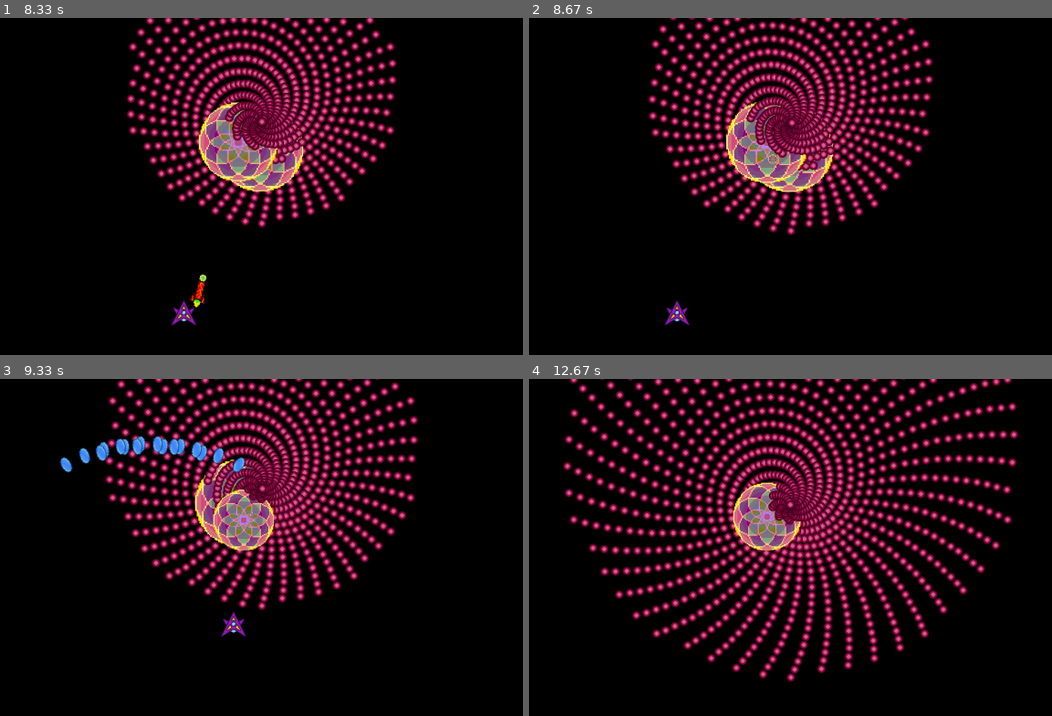
Above: before the commit, frames 1-4 (two rows, left to right).
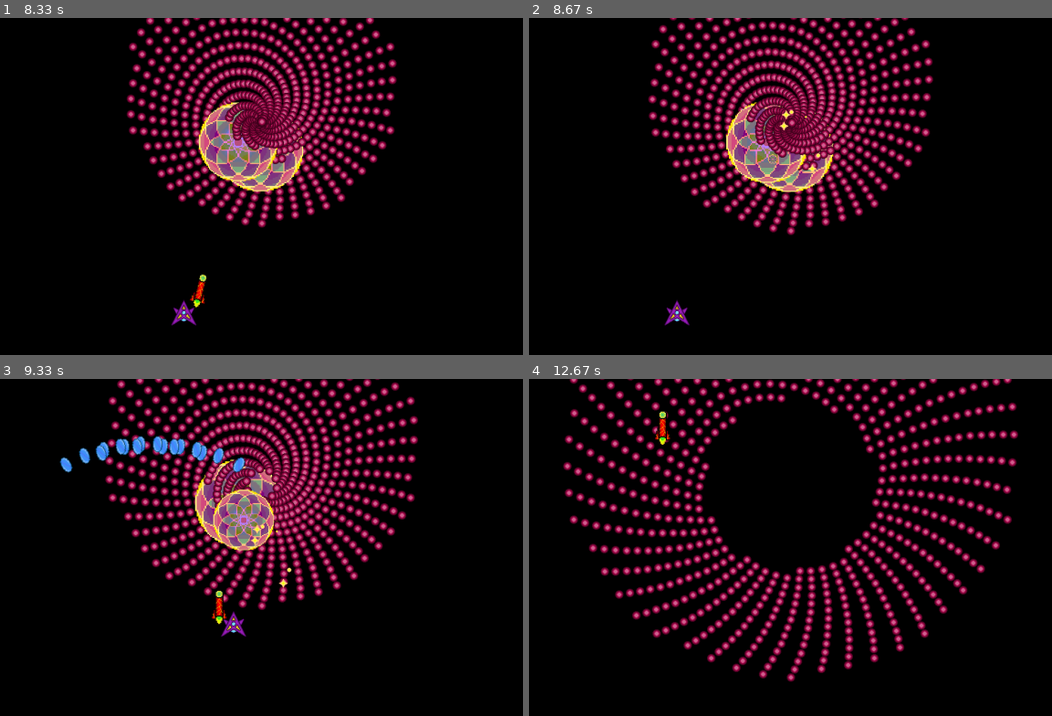
Above: after the commit, the same moments.

Repository: brendan-silva/Cosmic-bullet
Game: pygame game, started from test_level.py
Two runs of this game, one before a commit and one after it. Both use one fixed random seed, a clock stepped at 60 frames per second and the inputs below.
Inputs:
- Up to frame 1 (8.33 s): tap X at 0.33, 0.82, 2.15, 3.62, 4.95, 6.35, 7.85 s; hold Left 0.67-1.2 s; tap Z at 0.73, 1.03, 1.3, 1.63, 1.93, 2.07, 2.47, 2.77, 3.13, 3.53, 3.83, 4.03, 4.33, 4.53, 4.87, 5.17, 5.37, 5.67, 5.93, 6.27, 6.57, 6.7, 7.1, 7.4, 7.77, 8.17 s; hold Down 1.23-1.53 s; tap C at 1.38, 2.55, 4.12, 5.45, 6.78, 8.25 s; hold Left 1.57-1.97 s; hold Up 2-2.37 s; hold Right 2.4-3.03 s; hold Down 3.07-3.43 s; hold Left 3.47-3.93 s; hold Right 3.97-4.43 s; hold Up 4.47-4.77 s; hold Right 4.8-5.27 s; hold Left 5.3-5.83 s; hold Down 5.87-6.17 s; hold Left 6.2-6.6 s; hold Up 6.63-7 s; hold Right 7.03-7.67 s; hold Down 7.7-8.07 s; hold Left from 8.1 s (still down)
- Up to frame 2 (8.67 s): tap Z at 8.47 s; release Left at 8.57 s; hold Right from 8.6 s (still down)
- Up to frame 3 (9.33 s): tap Z at 8.67, 8.97, 9.17 s; release Right at 9.07 s; hold Up from 9.1 s (still down); tap X at 9.25 s
- Up to frame 4 (12.67 s): release Up at 9.4 s; hold Right 9.43-9.9 s; tap Z at 9.5, 9.8, 10, 10.3, 10.57, 10.9, 11.2, 11.33, 11.73, 12.03, 12.4 s; tap C at 9.58, 10.98, 12.48 s; hold Left 9.93-10.47 s; hold Down 10.5-10.8 s; tap X at 10.65, 11.82 s; hold Left 10.83-11.23 s; hold Up 11.27-11.63 s; hold Right 11.67-12.3 s; hold Down from 12.33 s (still down)

Frame 1 is identical in both runs. In frame 2, less than 0.1% of the frame differs, in the area x 47-56%, y 27-46%; in frame 3, 0.7%; in frame 4, 9.8%, in the area x 24-67%, y 5-58%.

Commit message:
added items,itemgroupspawn function and updated enemies to be able to drop them on death or phase change

Diff:
--- a/engine.py
+++ b/engine.py
@@ -6,17 +6,32 @@
 from typing_extensions import Self
 import math
 import copy
+import random
 Playermove = Vector2(0, 0)
 Playerlaseroff = True
 Playerlasercool = 0
 Playerhp=3
+Playerscrap=0
 PlayerEXcharge = 100
-
+Score=0
+itemimage=[[pygame.image.load("Sprites\items\itemEnergy1.png"),
+            pygame.image.load("Sprites\items\itemEnergy10.png"),
+            pygame.image.load("Sprites\items\itemEnergy100.png")
+            ],[
+            pygame.image.load("Sprites\items\itemScrap1.png"),
+            pygame.image.load("Sprites\items\itemScrap10.png"),
+            pygame.image.load("Sprites\items\itemScrap100.png")
+            ],[
+            pygame.image.load("Sprites\items\itemStar1.png"),
+            pygame.image.load("Sprites\items\itemStar10.png"),
+            pygame.image.load("Sprites\items\itemStar100.png"),
+            ]]
 WIDTH = 1536
 HEIGHT = 864
 WHITE = (255, 255, 255)
 DARKBLUE = (35,33,87)
 LIGHTBLUE = (79,90,154)
+
 
 scene_lib = {}
 scene_change = None
@@ -156,6 +171,7 @@
                 self.sprite.image = pygame.image.load(
                     "Sprites/Player.png"
                 )
+        Playerlasercool-=dt
         self.v = Vector2(0, 400)
         self.vy = 0
         self.vx = 0
@@ -467,13 +483,67 @@
 
     def hitenemy(self, other):
         global Playerlasercool
-        if Playerlasercool == 0.25:
+        if Playerlasercool == 0.20:
             other.hp -= self.dmg/10
         elif Playerlasercool<= 0:
-            Playerlasercool=0.25
+            Playerlasercool=0.20
             other.hp -= self.dmg
 
         Playerlasercool=0.20
+
+class item(GameObject):
+    #type(0=Energy,1=Scrap,2=Star)
+    def __init__(
+        self,
+        pos: Vector2,
+        image: pygame.image,
+        potency: int = 1,
+        itemtype:int=0
+    ):
+        self.transform = Transform2D(pos.x, pos.y, 0)
+        self.v = pygame.Vector2(0, -150)
+        self.sprite = pygame.sprite.Sprite()
+        self.sprite.image = image
+        self.sprite.rect = self.sprite.image.get_rect()
+        self.potency = potency
+        self.itemtype = itemtype
+        self.itemget = (self.sprite.rect.width *1.4)**2
+        self.followplayer=False
+        self.dead = False
+    def update(self, dt):
+        global loaded_scene
+        global Playerscrap
+        global PlayerEXcharge
+        global Score
+        if self.followplayer:
+            self.transform.pos+=pygame.Vector2.normalize(loaded_scene.player.transform.pos-self.transform.pos)*dt*400
+            if pygame.Vector2.magnitude_squared(loaded_scene.player.transform.pos-self.transform.pos)<self.itemget:
+                if self.itemtype==0:
+                    PlayerEXcharge+=self.potency
+                elif self.itemtype==1:
+                    Playerscrap+=self.potency
+                else:
+                    Score+=self.potency
+                self.dead = True
+        else:
+            self.transform.pos+=self.v*dt
+            if pygame.Vector2.magnitude_squared(loaded_scene.player.transform.pos-self.transform.pos)<100**2 or loaded_scene.player.transform.pos.y >216:
+                self.followplayer = True
+
+def itemgroupspawn(pos: Vector2,itemvalues:list[int]=[0,0,0],area:float=0):
+    itemtype=0
+    itemscale=2
+    while itemvalues!=[0,0,0]:
+        while itemvalues[itemtype]<10**itemscale:
+            if itemscale == 0:
+                itemscale=2
+                itemtype+=1
+            else:
+                itemscale-=1
+        spawn(item(pos+pygame.Vector2.rotate(pygame.Vector2(0,random.randrange(0 ,area)),random.randrange(0,360)),
+                itemimage[itemtype][itemscale],
+                10**itemscale))
+        itemvalues[itemtype]-=10**itemscale
 
 class Bullet(GameObject):
     def __init__(
@@ -576,7 +646,8 @@
         incrementchange: list[float, float, float, float] = [0, 0, 0, 0],
         incrementcap: int = 1,
         shotdata:list[shotdata]=None,
-        hp:float=1
+        hp:float=1,
+        itemdata:list[int,int,int,float]=[0,0,0,0]
     ):
         self.sprite=None
         self.transform = transformation
@@ -594,6 +665,7 @@
         self.shotdata=shotdata
         self.hp=hp
         self.aaaa=[]
+        self.itemdata=itemdata
 
 
     def update(self, dt,):
@@ -625,7 +697,8 @@
                             + self.i * self.incrementchange[3],
                         ],
                         self.hp,
-                        self.aaaa
+                        self.aaaa,
+                        self.itemdata
                     )
                 )
             self.shotcooldown += self.shotrate
@@ -642,6 +715,7 @@
         a: list[float, float] = [0, 0],
         hp: float = 1,
         shotdata: list[shotdata] = None,
+        itemdata:list[int,int,int,float]=[0,0,0,0]
     ):
         self.transform = transformation
         self.sprite = pygame.sprite.Sprite()
@@ -653,6 +727,7 @@
         self.sprite.rect = self.sprite.image.get_rect()
         self.shotdata = shotdata
         self.hp = hp
+        self.itemdata=itemdata
         if self.sprite.rect.width > self.sprite.rect.height:
             self.Bullethit = self.sprite.rect.width * 0.5
         else:
@@ -677,6 +752,8 @@
             Object.hitenemy(self)
             if self.hp<=0:
                 self.dead=True
+                itemgroupspawn(self.transform.pos,self.itemdata[0:3],self.itemdata[3])
+                self.itemdata=[0,0,0,0]
 
 class bossenemy(enemy):
     def __init__(
@@ -686,13 +763,15 @@
         nextStage:str,
         hpAll:list[float]=[0],
         timerAll:list[float]=[0],
-        shotdataAll:list[list[shotdata]]=[None]
+        shotdataAll:list[list[shotdata]]=[None],
+        itemdataAll:list[list[int,int,int,float]]=[[0,0,0,0]]
         ):
-        super().__init__(transformation,image,[0,0],[0,0],hpAll[0],shotdataAll[0])
+        super().__init__(transformation,image,[0,0],[0,0],hpAll[0],shotdataAll[0],itemdataAll[0])
         self.hpAll=hpAll
         self.timerAll=timerAll
         self.timer=timerAll[0]
         self.shotdataAll=shotdataAll
+        self.itemdataAll=itemdataAll
         self.bossPhase=0
         self.nextStage=nextStage
     def update(self, dt):
@@ -724,6 +803,7 @@
                 self.hp=self.hpAll[self.bossPhase]
                 self.timer=self.timerAll[self.bossPhase]
                 self.shotdata=self.shotdataAll[self.bossPhase]
+                self.itemdata=self.itemdataAll[self.bossPhase]
             else:
                 scene_change=self.nextStage
 
--- a/test_level.py
+++ b/test_level.py
@@ -70,7 +70,8 @@
                     [0, 7, 0, 0],
                 )
             ],
-            600
+            100,
+            [0,0,321,100]
         ),
     )
     return new_scene
Binary file added: Sprites/items/itemEnergy1.png
Binary file added: Sprites/items/itemEnergy10.png
Binary file added: Sprites/items/itemEnergy100.png
Binary file added: Sprites/items/itemScrap1.png
Binary file added: Sprites/items/itemScrap10.png
Binary file added: Sprites/items/itemScrap100.png
Binary file added: Sprites/items/itemStar1.png
Binary file added: Sprites/items/itemStar10.png
Binary file added: Sprites/items/itemStar100.png
